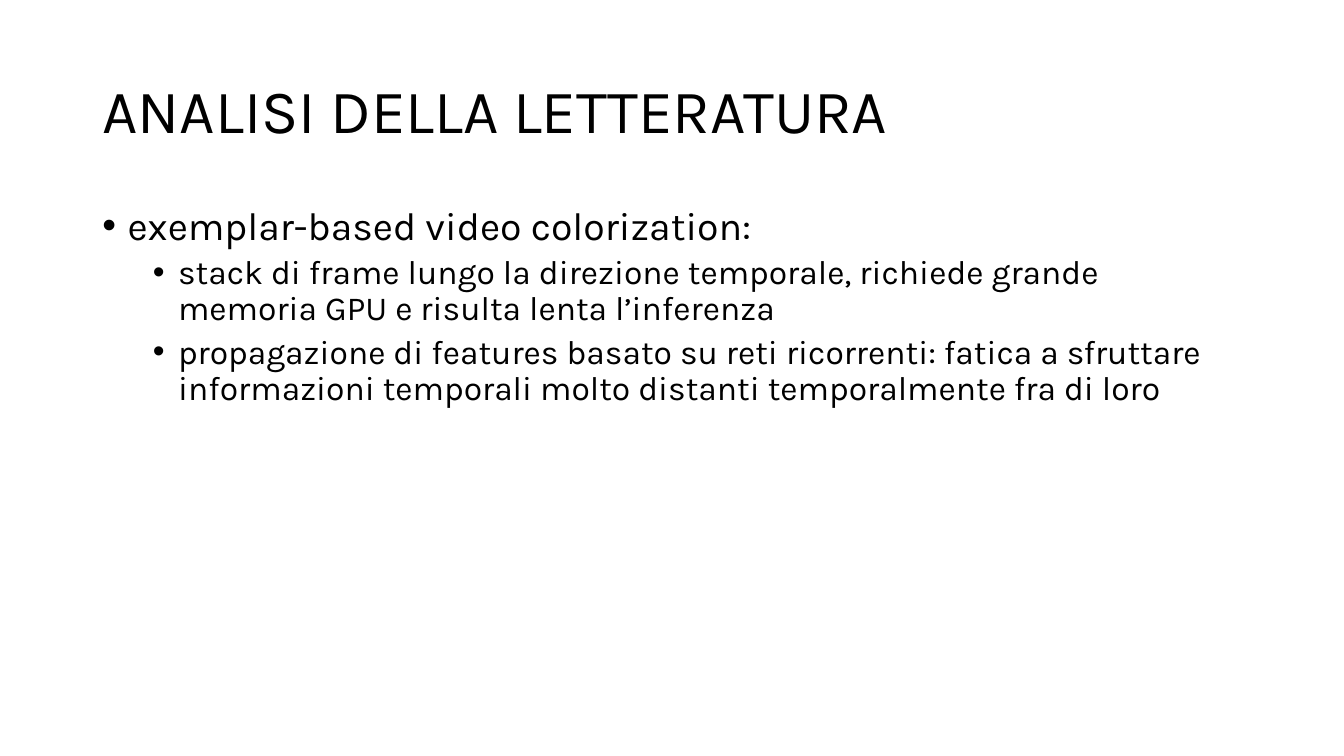
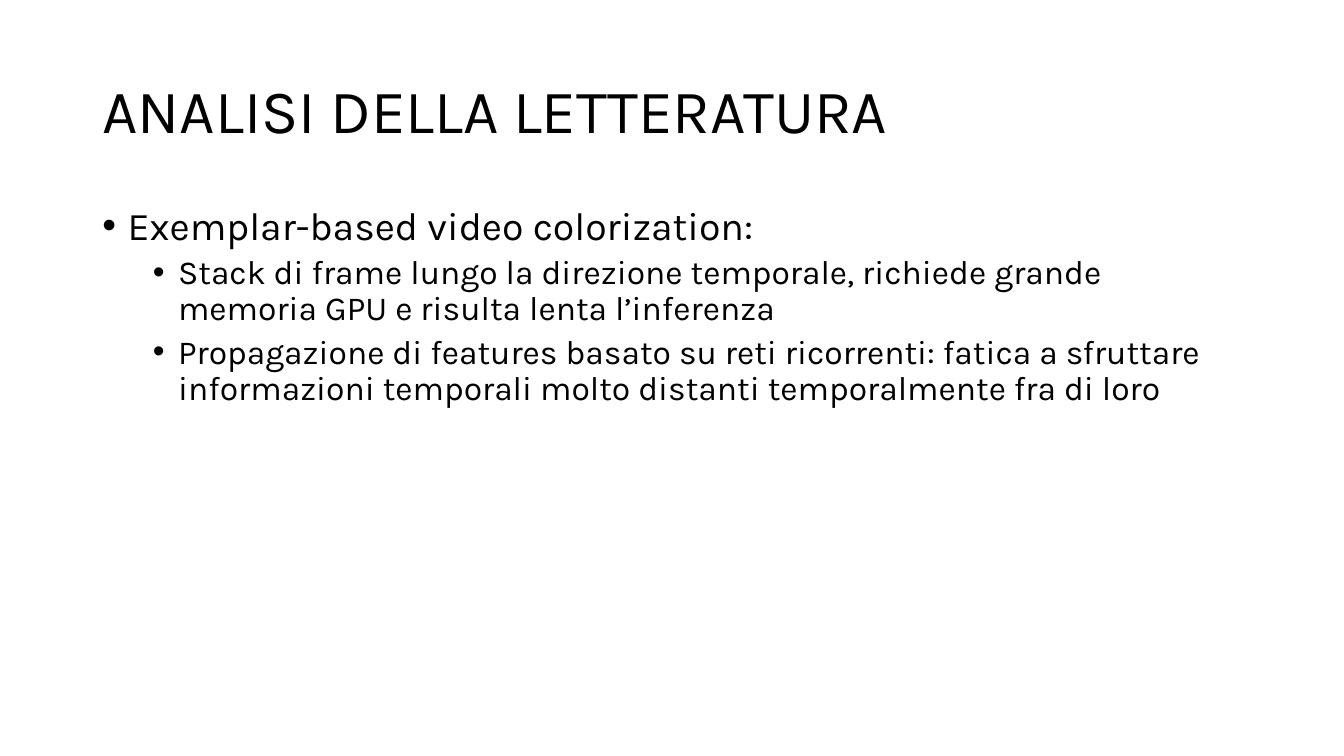
Before and after one commit to GiuseppeSpathis/colormnet, a slide deck: slide 4 of fileEsame/presentation.pptx. Drawn at 1344x756 pixels with LibreOffice and Linux fonts; fonts in the diff are those of the drawing. Boxes give left, top, right and bottom in pixels: in the first picture for what was removed or moved away, otherwise in the second. Text is boxed around its words. In the diff, an @@ line names an element or a change of style, - is before the commit and + after.

```diff
--- a/fileEsame/presentation.pptx
+++ b/fileEsame/presentation.pptx
@@ text at (128, 213, 1200, 408): text changed @@
-• exemplar-based video colorization:
-  • stack di frame lungo la direzione temporale, richiede grande memoria GPU e risulta lenta l’inferenza
-  • propagazione di features basato su reti ricorrenti: fatica a sfruttare informazioni temporali molto distanti temporalmente fra di loro
+• Exemplar-based video colorization:
+  • Stack di frame lungo la direzione temporale, richiede grande memoria GPU e risulta lenta l’inferenza
+  • Propagazione di features basato su reti ricorrenti: fatica a sfruttare informazioni temporali molto distanti temporalmente fra di loro
```
Also in this commit, not shown: 2 other slides changed, 6 other files.
